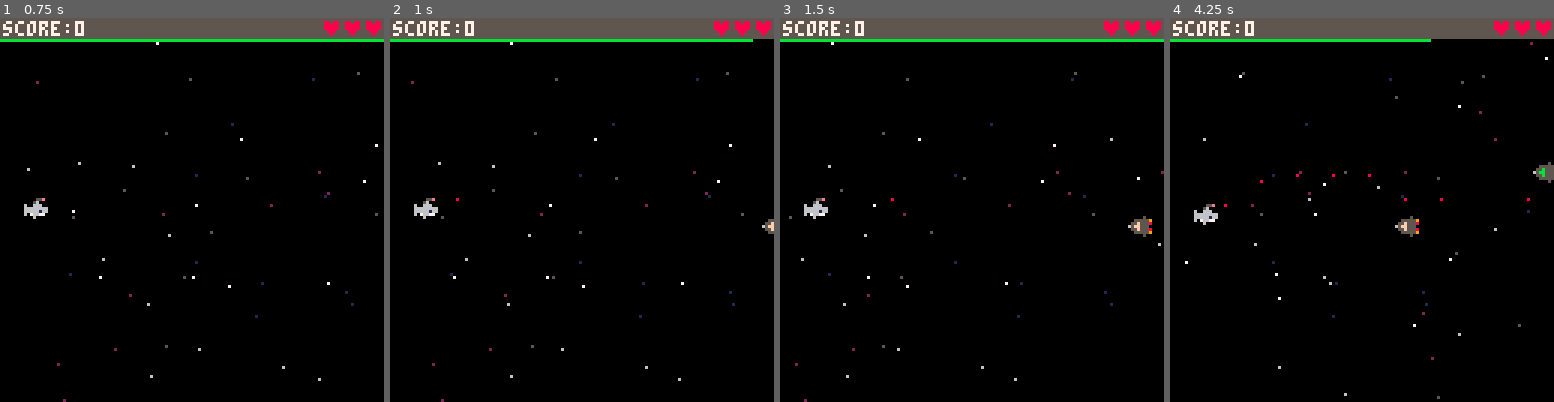
Above: before the commit, frames 1-4 (left to right).
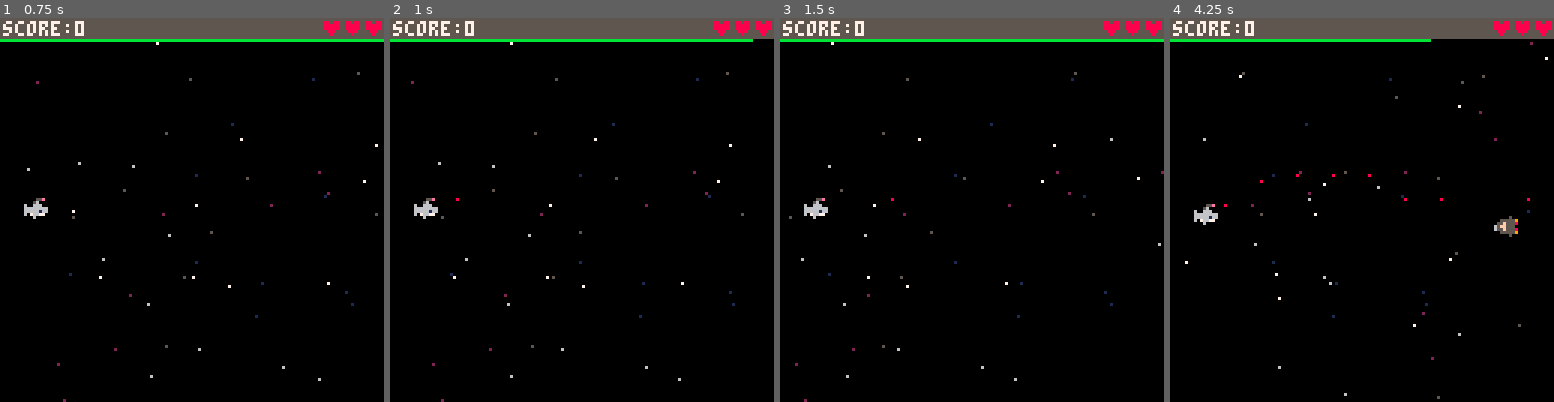
Above: after the commit, the same moments.

Repository: a2/shark-wars
Game: PICO-8 cartridge shark.p8
Same seed, same stepped clock (60 frames per second), same inputs: the game is played once before the commit and once after it.
Inputs:
- Up to frame 1 (0.75 s): tap X (X key) at 0.33 s; tap O (Z key) at 0.7 s
- Up to frame 2 (1 s): no input
- Up to frame 3 (1.5 s): tap X (X key) at 1.07 s
- Up to frame 4 (4.25 s): tap O (Z key) every 0.4 s from 1.7 to 4.1 s; tap X (X key) at 1.85, 2.97, 4.08 s; hold Up 2.15-2.42 s; hold Down 3.63-3.97 s

Frame 1 is identical in both runs. In frame 2, less than 0.1% of the frame differs, in the area x 96-100%, y 52-57%; in frame 3, 0.2%; in frame 4, 0.6%, in the area x 58-100%, y 37-58%.

Commit message:
Simplify enemy generator

Diff:
--- a/shark.p8
+++ b/shark.p8
@@ -401,14 +401,11 @@
 function make_enemy_generator()
   return make_game_object("enemy_generator",0,0,-1,{
     visible=false,
-    start=time(),
-    last_spawn=-100,
+    last_spawn=0,
     update=function(self)
       local now=time()
-      --local gameplay=now-self.start
-      local spawn_every=3--derive some formula?
       local duration=now-self.last_spawn
-      if duration>spawn_every then
+      if duration>3 then
         local colors={10,11,12,14,15}
         make_enemy(128,rndb(mode.min_y,mode.max_y-8),colors[rndb(1,#colors)])
         self.last_spawn=now
